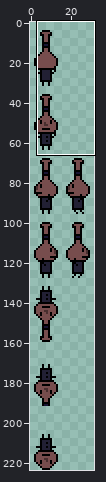
One commit to this sprite sheet: characters/player/pothead.png. Above, an overview of the earlier version with the close-up marked.
Close-up. Before the edit:
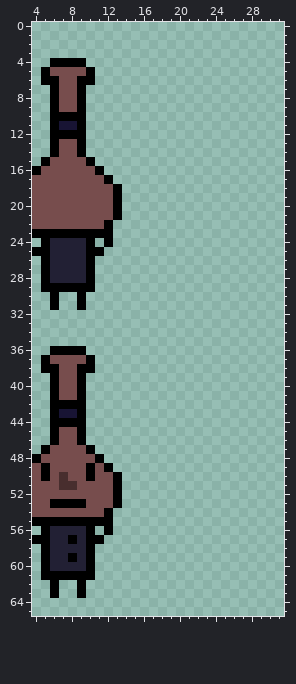
The file is 32x224 pixels. Shown: x 4..31, y 0..65.
New version:
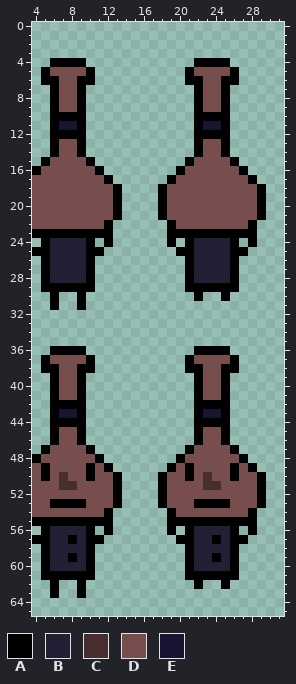
Palette (. is transparent): A #000000  B #222034  C #482e2e  D #774d4d  E #181434
Change:
{"y":4,"x":22,"old":"....","new":"AAAA"}
{"y":5,"x":21,"old":"......","new":"ADDDDA"}
{"y":6,"x":21,"old":"......","new":"AADDAA"}
{"y":7,"x":22,"old":"....","new":"ADDA"}
{"y":8,"x":22,"old":"....","new":"ADDA"}
{"y":9,"x":22,"old":"....","new":"ADDA"}
{"y":10,"x":22,"old":"....","new":"AAAA"}
{"y":11,"x":22,"old":"....","new":"AEEA"}
{"y":12,"x":22,"old":"....","new":"AAAA"}
{"y":13,"x":22,"old":"....","new":"ADDA"}
{"y":14,"x":22,"old":"....","new":"ADDA"}
{"y":15,"x":21,"old":"......","new":"ADDDDA"}
{"y":16,"x":20,"old":"........","new":"ADDDDDDA"}
{"y":17,"x":19,"old":"..........","new":"ADDDDDDDDA"}
{"y":18,"x":18,"old":"............","new":"ADDDDDDDDDDA"}
{"y":19,"x":18,"old":"............","new":"ADDDDDDDDDDA"}
{"y":20,"x":18,"old":"............","new":"ADDDDDDDDDDA"}
{"y":21,"x":18,"old":"............","new":"ADDDDDDDDDDA"}
{"y":22,"x":19,"old":"..........","new":"ADDDDDDDDA"}
{"y":23,"x":19,"old":"..........","new":"AAAAAAAAAA"}
{"y":24,"x":19,"old":".","new":"A"}
{"y":24,"x":21,"old":"......","new":"ABBBBA"}
{"y":24,"x":28,"old":".","new":"A"}
{"y":25,"x":20,"old":"........","new":"AABBBBAA"}
{"y":26,"x":21,"old":"......","new":"ABBBBA"}
{"y":27,"x":21,"old":"......","new":"ABBBBA"}
{"y":28,"x":21,"old":"......","new":"ABBBBA"}
{"y":29,"x":21,"old":"......","new":"AAAAAA"}
{"y":30,"x":22,"old":".","new":"A"}
{"y":30,"x":25,"old":".","new":"A"}
{"y":36,"x":22,"old":"....","new":"AAAA"}
{"y":37,"x":21,"old":"......","new":"ADDDDA"}
{"y":38,"x":21,"old":"......","new":"AADDAA"}
{"y":39,"x":22,"old":"....","new":"ADDA"}
{"y":40,"x":22,"old":"....","new":"ADDA"}
{"y":41,"x":22,"old":"....","new":"ADDA"}
{"y":42,"x":22,"old":"....","new":"AAAA"}
{"y":43,"x":22,"old":"....","new":"AEEA"}
{"y":44,"x":22,"old":"....","new":"AAAA"}
{"y":45,"x":22,"old":"....","new":"ADDA"}
{"y":46,"x":22,"old":"....","new":"ADDA"}
{"y":47,"x":21,"old":"......","new":"ADDDDA"}
{"y":48,"x":20,"old":"........","new":"ADDDDDDA"}
{"y":49,"x":19,"old":"..........","new":"ADADDDDADA"}
{"y":50,"x":18,"old":"............","new":"ADDADCDDADDA"}
{"y":51,"x":18,"old":"............","new":"ADDDDCCDDDDA"}
{"y":52,"x":18,"old":"............","new":"ADDDDDDDDDDA"}
{"y":53,"x":18,"old":"............","new":"ADDDAAAADDDA"}
{"y":54,"x":19,"old":"..........","new":"ADDDDDDDDA"}
{"y":55,"x":19,"old":"..........","new":"AAAAAAAAAA"}
{"y":56,"x":19,"old":".","new":"A"}
{"y":56,"x":21,"old":"......","new":"ABBBBA"}
{"y":56,"x":28,"old":".","new":"A"}
{"y":57,"x":20,"old":"........","new":"AABBABAA"}
{"y":58,"x":21,"old":"......","new":"ABBBBA"}
{"y":59,"x":21,"old":"......","new":"ABBABA"}
{"y":60,"x":21,"old":"......","new":"ABBBBA"}
{"y":61,"x":21,"old":"......","new":"AAAAAA"}
{"y":62,"x":22,"old":".","new":"A"}
{"y":62,"x":25,"old":".","new":"A"}
